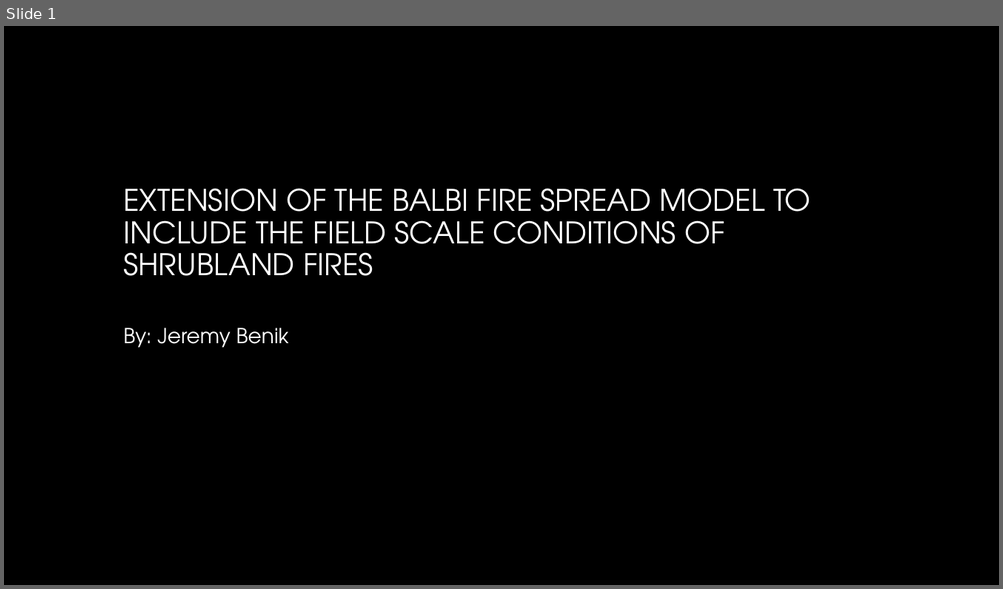
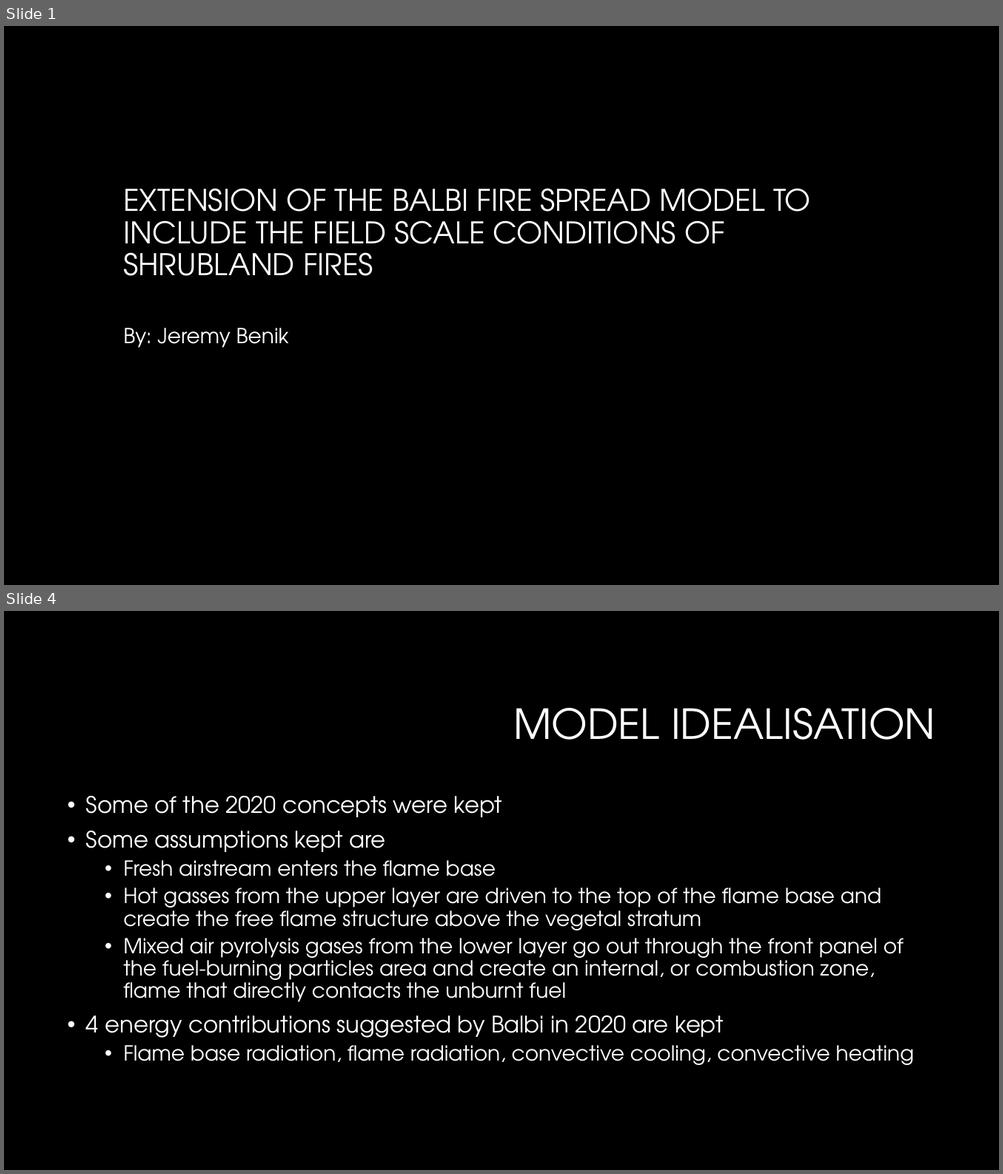
Before and after one commit to Jeremy-Benik/Meeting_Notes, a slide deck: Presentations/Balbi_2022_presentation.pptx. Shown one above the other, each under a label of ours: slide 1 before the commit, slides 1 and 4 after it; the slides between them are not shown. The pictures are 1003x589 and 1003x1174 pixels, drawn with LibreOffice and Linux fonts; fonts in the diff are those of the drawing; background and template pictures are left out. Boxes give left, top, right and bottom in pixels: in the first picture for what was removed or moved away, otherwise in the second. Text is boxed around its words. In the diff, an @@ line names an element or a change of style, - is before the commit and + after.

Commit message:
updating adjustment factors powerpoint and adding in balbi powerpoint

```diff
--- a/Presentations/Balbi_2022_presentation.pptx
+++ b/Presentations/Balbi_2022_presentation.pptx
@@ slide 4 added at <box>4,611,999,1170</box>, background #000000 @@
@@ title added at <box>513,708,935,740</box>, 40 pt, text #FFFFFF @@
+MODEL IDEALISATION
@@ text added at <box>86,796,914,1065</box>, 20 pt, text #FFFFFF @@
+• Some of the 2020 concepts were kept
+• Some assumptions kept are
+  • Fresh airstream enters the flame base
+  • Hot gasses from the upper layer are driven to the top of the flame base and create the free flame structure above the vegetal stratum
+  • Mixed air pyrolysis gases from the lower layer go out through the front panel of the fuel-burning particles area and create an internal, or combustion zone, flame that directly contacts the unburnt fuel
+• 4 energy contributions suggested by Balbi in 2020 are kept
+  • Flame base radiation, flame radiation, convective cooling, convective heating
```
Also in this commit, not shown: 11 other slides added, 1 other file.
